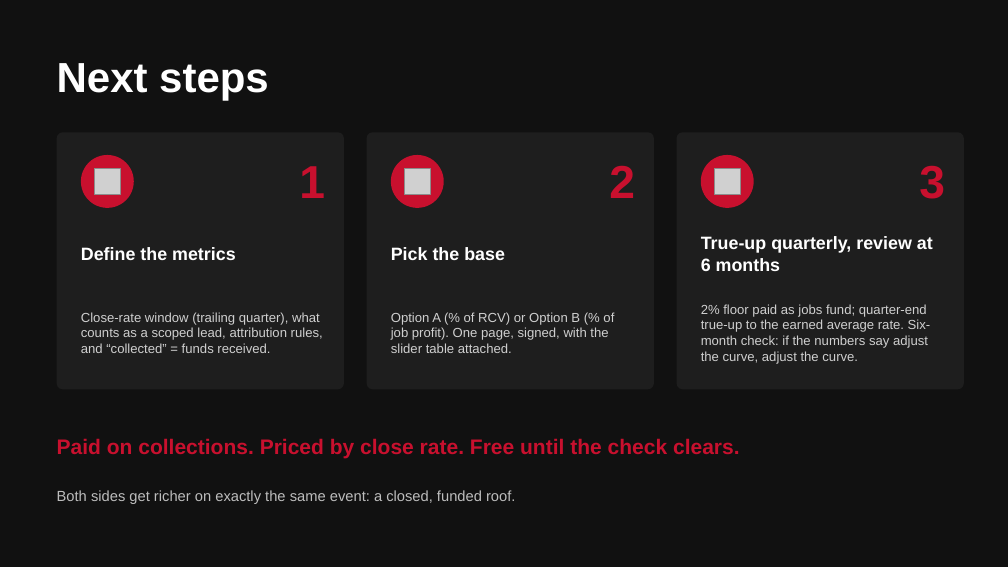
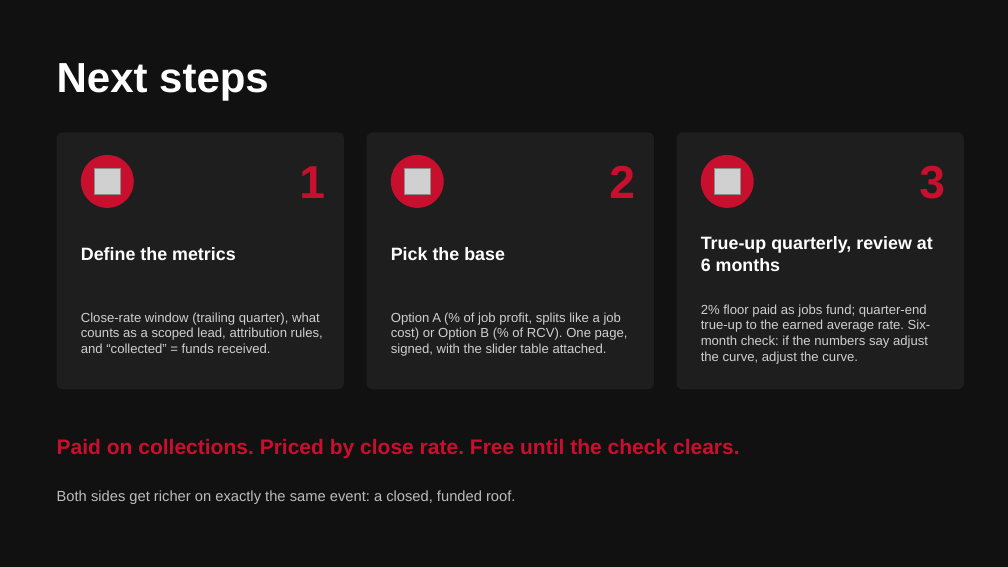
Before and after one commit to DommyD26/roofing-site-template, a slide deck: slide 8 of pitch/Commission-Plan.pptx. Drawn at 1008x567 pixels with LibreOffice and Linux fonts; fonts in the diff are those of the drawing; grey boxes stand for pictures. Boxes give left, top, right and bottom in pixels: in the first picture for what was removed or moved away, otherwise in the second. Text is boxed around its words. In the diff, an @@ line names an element or a change of style, - is before the commit and + after.

```diff
--- a/pitch/Commission-Plan.pptx
+++ b/pitch/Commission-Plan.pptx
@@ text at box(391, 312, 628, 356): text changed @@
-Option A (% of RCV) or Option B (% of job profit). One page, signed, with the slider table attached.
+Option A (% of job profit, splits like a job cost) or Option B (% of RCV). One page, signed, with the slider table attached.
```
Also in this commit, not shown: 4 other slides changed, 3 other files.
